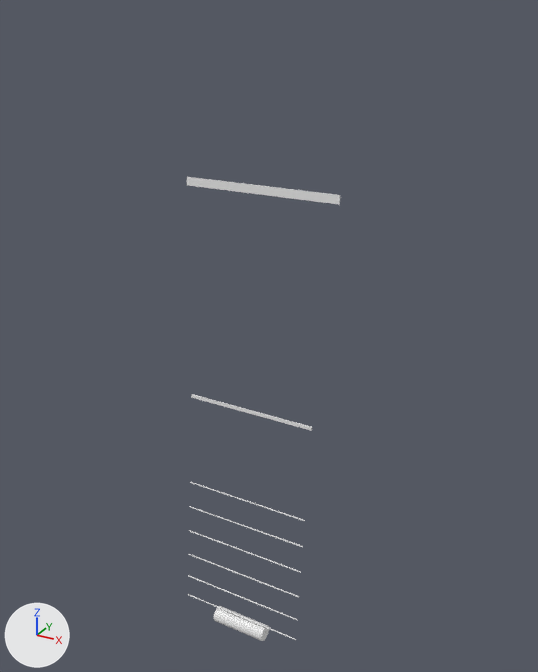
Renders of the glTF model public/ticket-print.glb from each side of a commit.
Before and after are seen from a 50 mm lens placed at (1.97, -3.55, 0.11), pointed at (0.05, -0.08, -1.63). Arrows for +X, +Y and +Z are at lower left; the lights stay in place. The picture after the commit comes second. Materials are left out; every surface is plain grey. Where no turn or scale is listed for an object, it has been applied to the vertices. Vertices at exactly the same position are counted once.

The scene before the commit, as lines of its bpy script (objects in view):
```python
me_cube = bpy.data.meshes.new('Cube')
me_cube.from_pydata(...)  # 8 vertices, 12 faces; spans x -0.47..0.47, y -0.006..0.006, z -0.024..0.024
me_cube.materials.append(mat_paper)
# before: 0 (-0.47, -0.006, -0.023) at pixel (186, 185), 1 (-0.47, -0.002, 0.024) at pixel (186, 176), 2 (-0.47, 0.002, -0.024) at pixel (187, 185), 3 (-0.47, 0.006, 0.023) at pixel (187, 176), 4 (0.47, -0.006, -0.023) at pixel (339, 204)
# before: 5 (0.47, -0.002, 0.024) at pixel (339, 195), 6 (0.47, 0.002, -0.024) at pixel (339, 204), 7 (0.47, 0.006, 0.023) at pixel (340, 195)
me_cube_001 = bpy.data.meshes.new('Cube.001')
me_cube_001.from_pydata(...)  # 8 vertices, 12 faces; spans x -0.41..0.41, y -0.005..0.005, z -0.011..0.011
me_cube_001.materials.append(mat_paper)
# before: 0 (-0.41, -0.005, -0.01) at pixel (191, 397), 1 (-0.41, -0.003, 0.011) at pixel (191, 394), 2 (-0.41, 0.003, -0.011) at pixel (192, 397), 3 (-0.41, 0.005, 0.01) at pixel (192, 393), 4 (0.41, -0.005, -0.01) at pixel (311, 430)
# before: 5 (0.41, -0.003, 0.011) at pixel (311, 427), 6 (0.41, 0.003, -0.011) at pixel (311, 430), 7 (0.41, 0.005, 0.01) at pixel (312, 426)
me_cylindre = bpy.data.meshes.new('Cylindre')
me_cylindre.from_pydata(...)  # a 48-sided cylinder along x spanning x -0.183..0.183, y -0.05..0.05, z -0.05..0.05
me_cylindre.materials.append(mat_paper)
ob_mainpanel = bpy.data.objects.new('MainPanel', me_cube)
ob_mainpanel.location = (0.0, -0.083, -0.786)
ob_roll = bpy.data.objects.new('Roll', me_cylindre)
ob_roll.location = (0.0, -0.359, -3.602)
ob_straighttail = bpy.data.objects.new('StraightTail', me_cube_001)
ob_straighttail.location = (0.0, -0.218, -2.079)
```
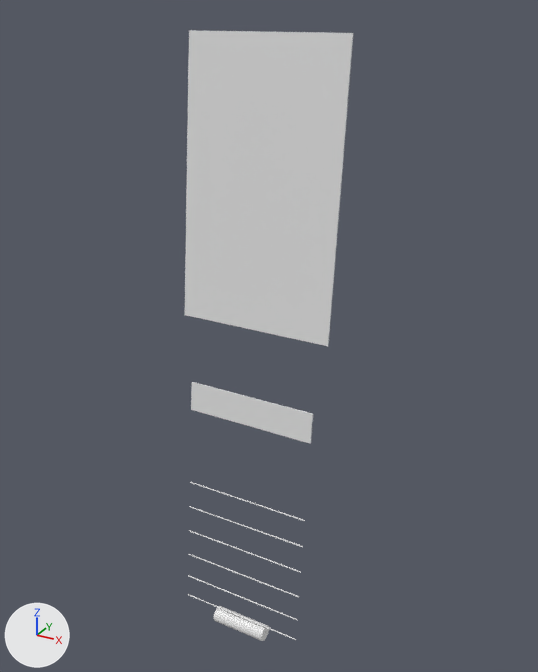
The newer file is also turned or shifted as a whole; pictures and numbers use the older file's frame.

Boxes (x1, y1, x2, y2) around the edits, measured in the pictures (538 x 672 px):
'MainPanel', reshaped (10% wider, 1032% taller): before (187, 177, 340, 204); after (185, 30, 353, 346)
'StraightTail', reshaped (66% taller): before (191, 394, 312, 431); after (191, 382, 313, 444)

The change, as a list of edits to the scene's bpy script:
```text
Change me_cube:
    used by ob_mainpanel; location = (0.0, -0.083, -0.786)
    remove me_cube.from_pydata(...)  # 8 vertices, 12 faces; spans x -0.47..0.47, y -0.006..0.006, z -0.024..0.024
    add me_cube.from_pydata(...)  # 8 vertices, 12 faces; spans x -0.47..0.47, y -0.087..0.087, z -0.786..0.786
    me_cube part 1
    add for i in [0, 2, 4, 6]: me_cube.vertices[i].co += Vector((0.0, -0.08, -0.762))
    add for i in [1, 3, 5, 7]: me_cube.vertices[i].co += Vector((0.0, 0.08, 0.762))
Change me_cube_001:
    used by ob_straighttail; location = (0.0, -0.218, -2.079)
    remove me_cube_001.from_pydata(...)  # 8 vertices, 12 faces; spans x -0.41..0.41, y -0.005..0.005, z -0.011..0.011
    add me_cube_001.from_pydata(...)  # 8 vertices, 12 faces; spans x -0.41..0.41, y -0.014..0.014, z -0.092..0.092
    me_cube_001 part 2
    add for i in [0, 2, 4, 6]: me_cube_001.vertices[i].co += Vector((0.0, -0.009, -0.081))
    add for i in [1, 3, 5, 7]: me_cube_001.vertices[i].co += Vector((0.0, 0.009, 0.081))
```
